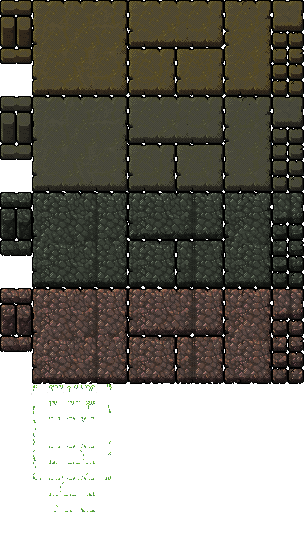
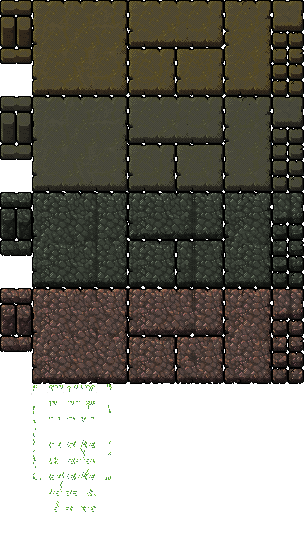
Revision of a layered 304x546 image; what changed, layer by layer:
painted on "Pasted Layer" over (49, 301, 261, 512)
